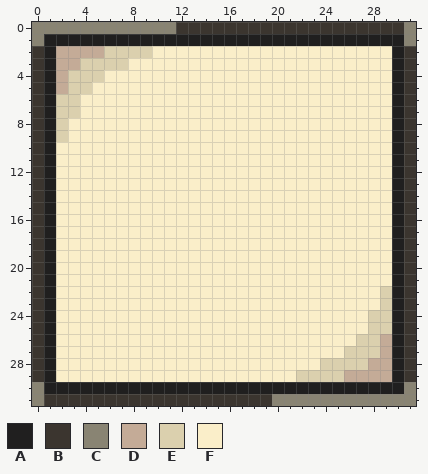
A pixel-art file gets an edit: Sprite/2024_05_27_2.aseprite. The picture above is the old version.
32x32 pixels, 1 frame. Colours within 5 levels of each other are drawn and written as one.
Palette (. is transparent): A #201f1f  B #3b352f  C #898473  D #c4ab97  E #dbd0ae  F #faeec9
Pixels before, first column x 0:
 0 CCCCCCCCCCCCBBBBBBBBBBBBBBBBBBBC
 1 CAAAAAAAAAAAAAAAAAAAAAAAAAAAAAAC
 2 BADDDDEEEEFFFFFFFFFFFFFFFFFFFFAB
 3 BADDEEEEFFFFFFFFFFFFFFFFFFFFFFAB
 4 BADEEEFFFFFFFFFFFFFFFFFFFFFFFFAB
 5 BADEEFFFFFFFFFFFFFFFFFFFFFFFFFAB
 6 BAEEFFFFFFFFFFFFFFFFFFFFFFFFFFAB
 7 BAEEFFFFFFFFFFFFFFFFFFFFFFFFFFAB
 8 BAEFFFFFFFFFFFFFFFFFFFFFFFFFFFAB
 9 BAEFFFFFFFFFFFFFFFFFFFFFFFFFFFAB
10 BAFFFFFFFFFFFFFFFFFFFFFFFFFFFFAB
11 BAFFFFFFFFFFFFFFFFFFFFFFFFFFFFAB
12 BAFFFFFFFFFFFFFFFFFFFFFFFFFFFFAB
13 BAFFFFFFFFFFFFFFFFFFFFFFFFFFFFAB
14 BAFFFFFFFFFFFFFFFFFFFFFFFFFFFFAB
15 BAFFFFFFFFFFFFFFFFFFFFFFFFFFFFAB
16 BAFFFFFFFFFFFFFFFFFFFFFFFFFFFFAB
17 BAFFFFFFFFFFFFFFFFFFFFFFFFFFFFAB
18 BAFFFFFFFFFFFFFFFFFFFFFFFFFFFFAB
19 BAFFFFFFFFFFFFFFFFFFFFFFFFFFFFAB
20 BAFFFFFFFFFFFFFFFFFFFFFFFFFFFFAB
21 BAFFFFFFFFFFFFFFFFFFFFFFFFFFFFAB
22 BAFFFFFFFFFFFFFFFFFFFFFFFFFFFEAB
23 BAFFFFFFFFFFFFFFFFFFFFFFFFFFFEAB
24 BAFFFFFFFFFFFFFFFFFFFFFFFFFFEEAB
25 BAFFFFFFFFFFFFFFFFFFFFFFFFFFEEAB
26 BAFFFFFFFFFFFFFFFFFFFFFFFFFEEDAB
27 BAFFFFFFFFFFFFFFFFFFFFFFFFEEEDAB
28 BAFFFFFFFFFFFFFFFFFFFFFFEEEEDDAB
29 BAFFFFFFFFFFFFFFFFFFFFEEEEDDDDAB
30 CAAAAAAAAAAAAAAAAAAAAAAAAAAAAAAC
31 CBBBBBBBBBBBBBBBBBBBCCCCCCCCCCCC
Once edited:
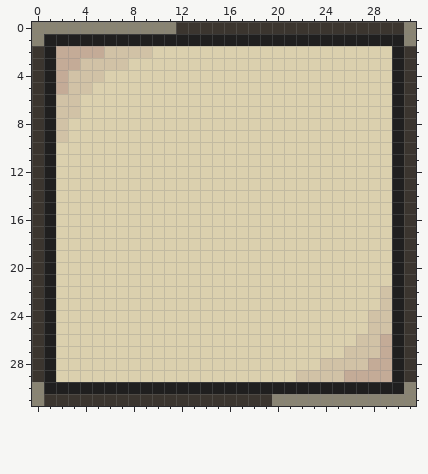
The exact change:
colour E: #dbd0ae -> #d1c2a6
colour F: #faeec9 -> #dbd0ae
Boxes around the changes in both pictures, in picture pixels (x1, y1, x2, y2):
changed: (56, 46, 392, 382)
